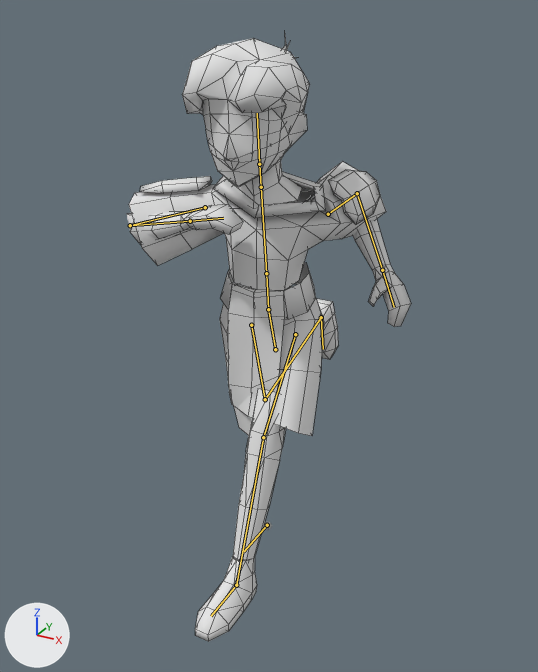
Two versions of the Blender file assets/c1/char_final.blend, one commit apart.
Camera for both pictures: a 50 mm lens placed at (1.96, -3.55, 3.16), pointed at (-0.01, 0.04, 1.36). The lights are fixed; the arrows at lower left show +X, +Y and +Z. Both versions are drawn at frame 0 of the action 'Jump'; the numbers are the values there. The bones that bend it are drawn over the model as lines. Mesh edges are drawn as thin lines on the coarser meshes.

The first picture shows 'body', 'boots', 'extras', 'eyes', 'hair', 'mouth', 'torso'.
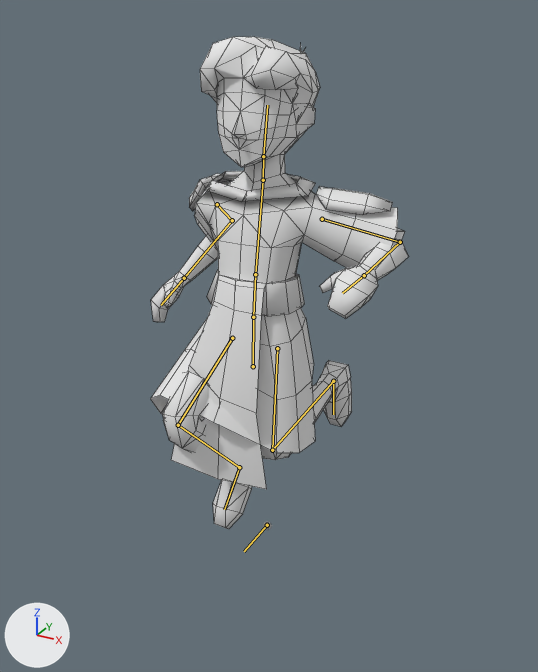
Changed parts and their boxes [x1, y1, x2, y2] in the pictures (538 x 672 px):
'torso', posed: before [129, 161, 386, 436]; after [150, 171, 398, 453]
'body', posed (9% narrower, 20% shorter): before [127, 112, 411, 560]; after [151, 104, 409, 460]
'extras', posed (8% narrower, 19% taller): before [140, 170, 380, 435]; after [171, 173, 392, 489]
'hair', posed (6% narrower): before [182, 37, 310, 152]; after [200, 37, 320, 149]
'boots', posed (51% shorter): before [195, 299, 338, 642]; after [213, 360, 352, 529]
'eyes', posed: before [203, 99, 282, 161]; after [217, 78, 292, 138]
'mouth', posed: before [211, 153, 265, 187]; after [219, 134, 273, 167]
bone 'pelvis', root to tip: before (275, 349) to (268, 309); after (253, 366) to (253, 317)
bone 'spine_1', root to tip: before (268, 309) to (266, 273); after (253, 317) to (255, 274)
bone 'spine_2', root to tip: before (266, 273) to (261, 187); after (255, 274) to (263, 180)
bone 'neck', root to tip: before (261, 187) to (259, 164); after (263, 180) to (263, 156)
bone 'head', root to tip: before (259, 164) to (257, 113); after (263, 156) to (267, 105)
bone 'upper_arm_l', root to tip: before (328, 214) to (357, 193); after (322, 219) to (400, 242)
bone 'upper_arm_r', root to tip: before (205, 207) to (130, 225); after (217, 204) to (232, 220)

What the commit changed:
Bone 'leg_ik_l' (bone_leg_ik_l) moves from (0.0, -0.75, 0.0) to (0.0, 0.555, 0.75).
Bone 'leg_ik_l' (bone_leg_ik_l) turns from (0, 0, 0) to (96, 0, 0) degrees about its own x, y and z.
Bone 'arm_ik_l' (bone_arm_ik_l) moves from (-0.692, 0.249, -0.608) to (-0.526, -0.467, -0.398).
Bone 'arm_ik_l' (bone_arm_ik_l) turns from (0, 2, 10) to (0, 0, 0) degrees about its own x, y and z.
Bone 'elbow_l' (bone_elbow_l) moves from (-0.497, -0.005, -0.019) to (-1.028, -0.005, -0.014).
Bone 'elbow_l' (bone_elbow_l) turns from (0, 10, -2) to (0, -10, 2) degrees about its own x, y and z.
Bone 'leg_ik_r' (bone_leg_ik_r) moves from (0.0, 1.0, 1.0) to (0.0, -0.19, 0.385).
Bone 'leg_ik_r' (bone_leg_ik_r) turns from (100, 0, 0) to (47, 0, 0) degrees about its own x, y and z.
Bone 'arm_ik_r' (bone_arm_ik_r) moves from (1.018, -0.562, -0.228) to (0.56, 0.0, -0.79).
Bone 'arm_ik_r' (bone_arm_ik_r) turns from (0, 2, 10) to (0, 0, 0) degrees about its own x, y and z.
Bone 'elbow_r' (bone_elbow_r) moves from (1.042, -0.005, -0.02) to (0.511, -0.005, -0.012).
Bone 'elbow_r' (bone_elbow_r) turns from (0, 10, -2) to (0, -10, 2) degrees about its own x, y and z.
Bone 'pelvis' (bone_pelvis) moves from (0.0, -0.199, 0.024) to (0.0, -0.166, 0.295).
Bone 'pelvis' (bone_pelvis) turns from (10, 0, 0) to (-9, 0, 0) degrees about its own x, y and z.
Bone 'spine_1' (bone_spine_1) moves from (-0.071, 0.011, 0.024) to (-0.048, 0.013, 0.024).
Bone 'spine_1' (bone_spine_1) turns from (0, 9, -4) to (0, 0, 0) degrees about its own x, y and z.
Bone 'spine_2' (bone_spine_2) turns from (0, 0, 2) to (0, 0, 0) degrees about its own x, y and z.
Bone 'neck' (bone_neck) turns from (-5, -5, 1) to (0, 0, 0) degrees about its own x, y and z.
Bone 'head' (bone_head) turns from (0, -5, 0) to (0, 0, 0) degrees about its own x, y and z.
Bone 'upper_arm_l' (bone_upper_arm_l) moves from (0.095, 0.002, 0.03) to (0.0, 0.0, 0.0).
Bone 'upper_arm_r' (bone_upper_arm_r) moves from (0.095, -0.002, -0.03) to (0.0, 0.0, 0.0).
